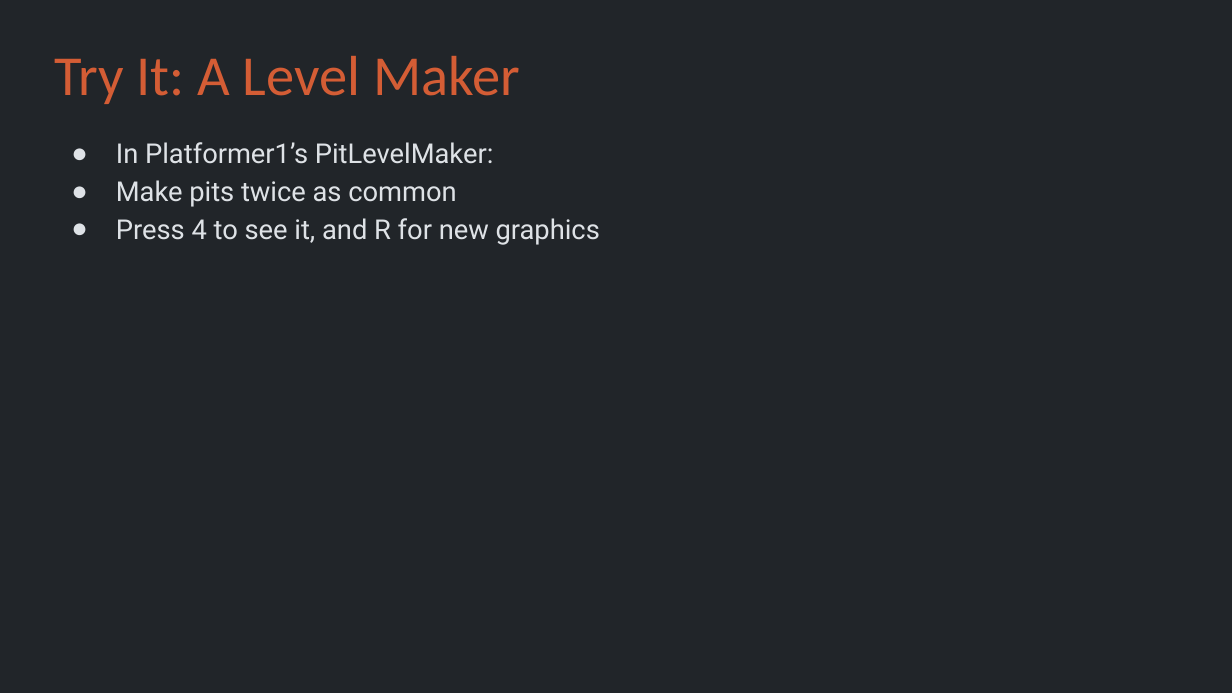
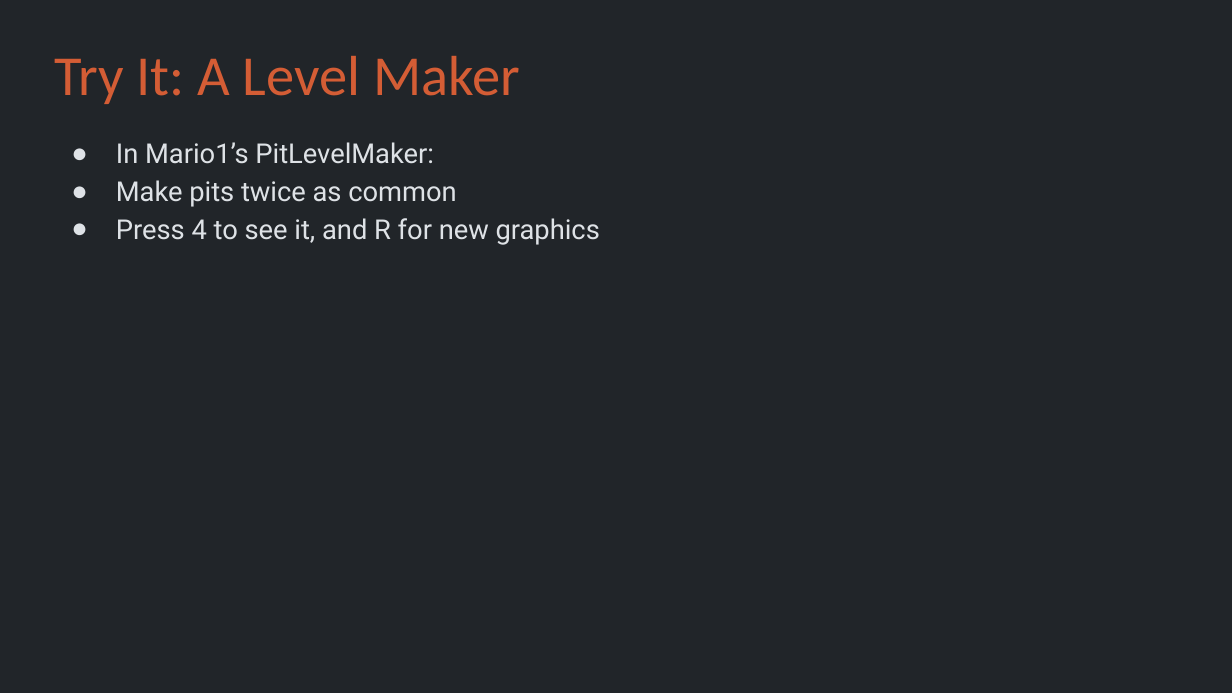
Before and after one commit to Metamate/gar, a slide deck: slide 15 of slides/06 Super Mario Bros.pptx. Drawn at 1232x693 pixels with LibreOffice and Linux fonts; fonts in the diff are those of the drawing. Boxes give left, top, right and bottom in pixels: in the first picture for what was removed or moved away, otherwise in the second. Text is boxed around its words. In the diff, an @@ line names an element or a change of style, - is before the commit and + after.

```diff
--- a/slides/06 Super Mario Bros.pptx
+++ b/slides/06 Super Mario Bros.pptx
@@ text at [116, 142, 434, 164]: text changed @@
-● In Platformer1’s PitLevelMaker:
+● In Mario1’s PitLevelMaker:
```
Also in this commit, not shown: 11 other slides changed, 17 other files.
